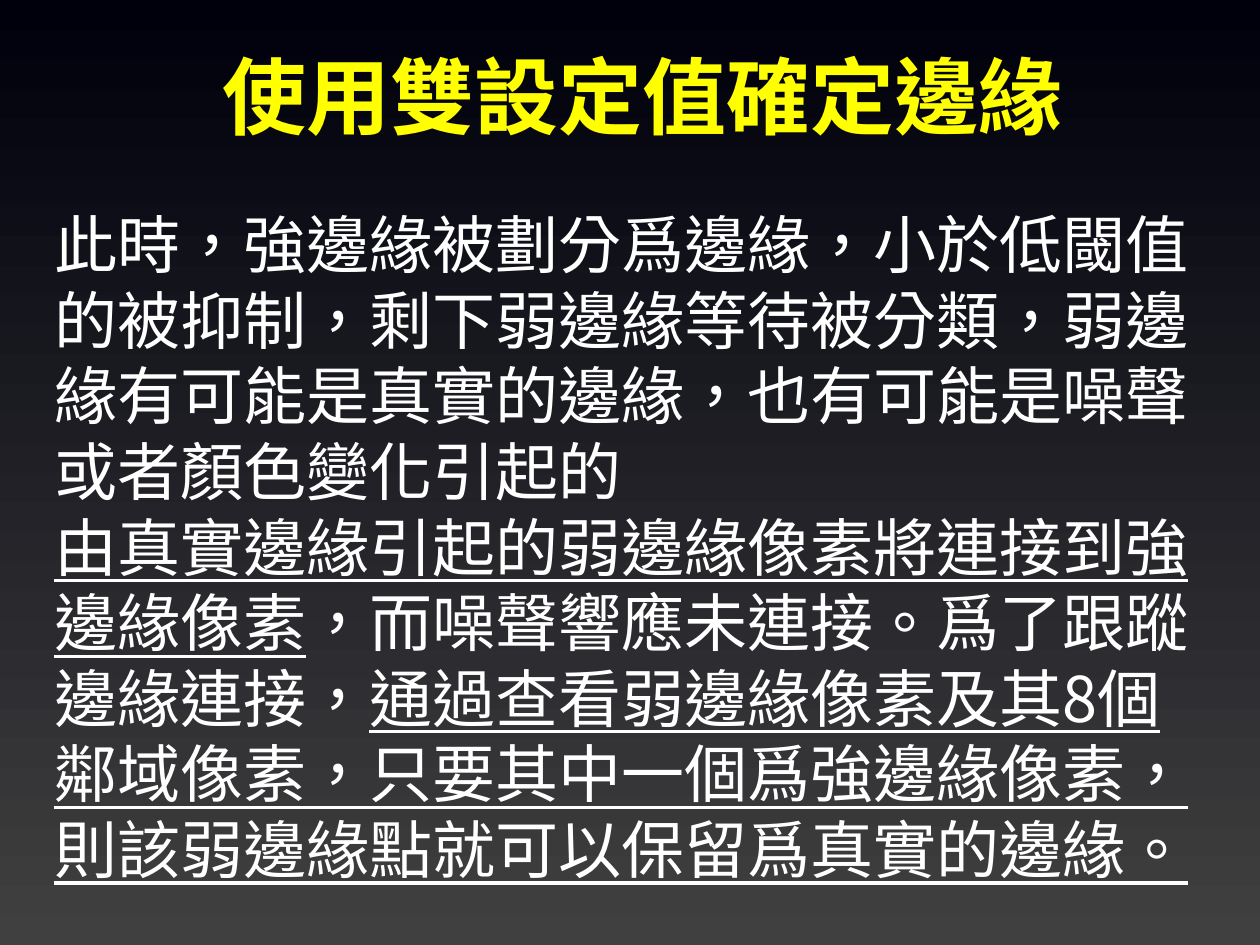
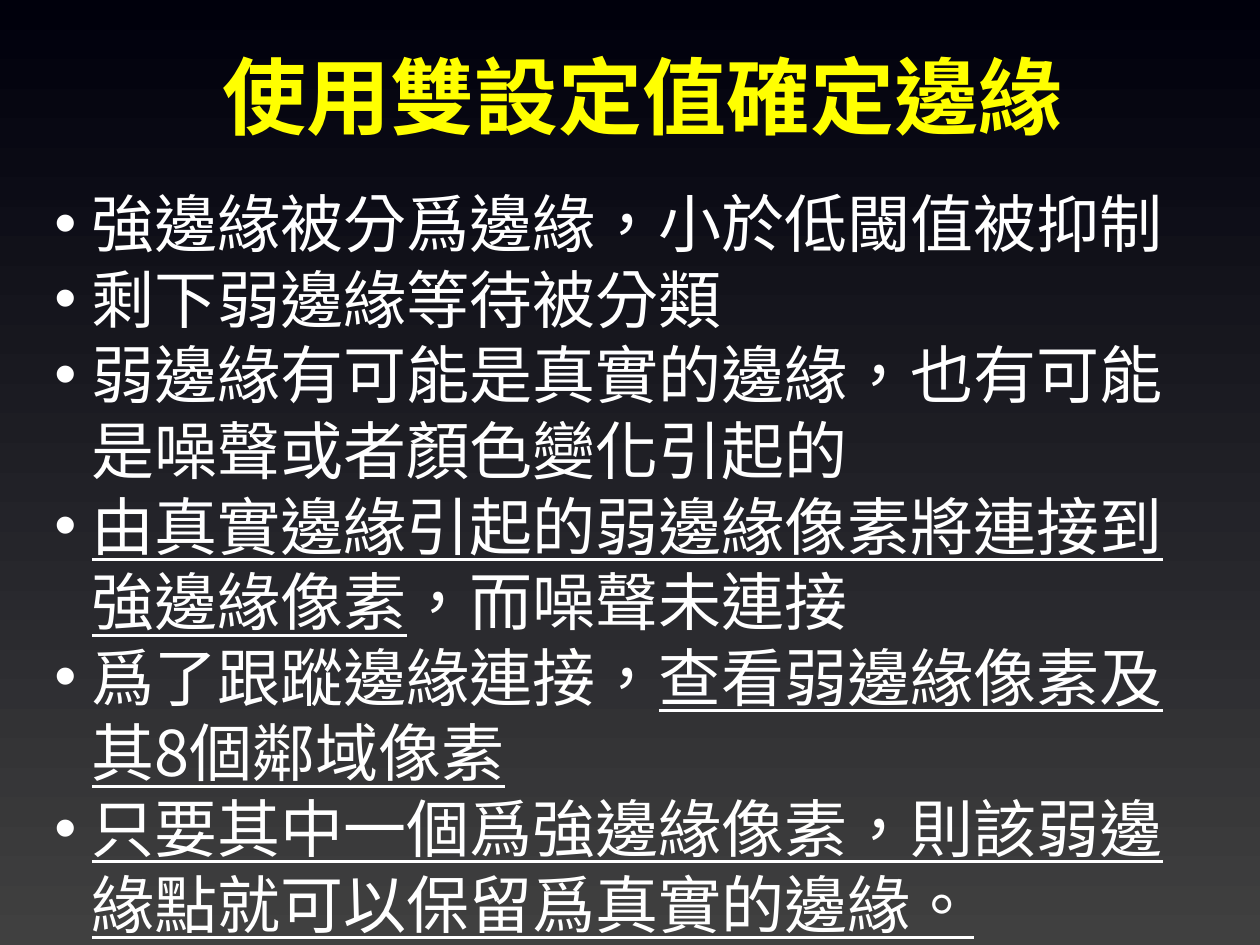
Before and after one commit to joshhu/must_opencv, a slide deck: slide 18 of Slides/05. OpenCV影像處理(進階).pptx. Drawn at 1260x945 pixels with LibreOffice and Linux fonts; fonts in the diff are those of the drawing. Boxes give left, top, right and bottom in pixels: in the first picture for what was removed or moved away, otherwise in the second. Text is boxed around its words. In the diff, an @@ line names an element or a change of style, - is before the commit and + after.

```diff
--- a/Slides/05. OpenCV影像處理(進階).pptx
+++ b/Slides/05. OpenCV影像處理(進階).pptx
@@ text at [92, 194, 1163, 939]: text changed @@
-此時，強邊緣被劃分爲邊緣，小於低閾值的被抑制，剩下弱邊緣等待被分類，弱邊緣有可能是真實的邊緣，也有可能是噪聲或者顏色變化引起的
-由真實邊緣引起的弱邊緣像素將連接到強邊緣像素，而噪聲響應未連接。爲了跟蹤邊緣連接，通過查看弱邊緣像素及其8個鄰域像素，只要其中一個爲強邊緣像素，則該弱邊緣點就可以保留爲真實的邊緣。
+• 強邊緣被分爲邊緣，小於低閾值被抑制
+• 剩下弱邊緣等待被分類
+• 弱邊緣有可能是真實的邊緣，也有可能是噪聲或者顏色變化引起的
+• 由真實邊緣引起的弱邊緣像素將連接到強邊緣像素，而噪聲未連接
+• 爲了跟蹤邊緣連接，查看弱邊緣像素及其8個鄰域像素
+• 只要其中一個爲強邊緣像素，則該弱邊緣點就可以保留爲真實的邊緣。
```
Also in this commit, not shown: 6 other slides changed, 2 other files.
